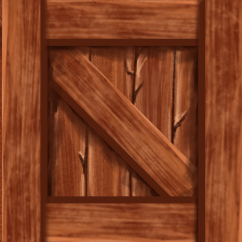
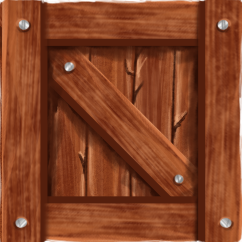
Layers edited between the first and the second 242 × 242 image:
added group "Group 7" with 6 layers in group "Group 2" over [left=12, top=17, right=235, bottom=232]
added layer "Layer 13 copy" in group "Group 7" over [left=12, top=17, right=235, bottom=232]
added layer "Layer 12 copy" in group "Group 7" over [left=18, top=19, right=233, bottom=229]
added layer "Layer 14 copy" in group "Group 7" over [left=13, top=17, right=235, bottom=232]
added layer "Layer 13" in group "Group 7" over [left=12, top=17, right=235, bottom=232]
added layer "Layer 12" in group "Group 7" over [left=14, top=19, right=229, bottom=229]
added layer "Layer 14" in group "Group 7" over [left=12, top=17, right=234, bottom=232]
